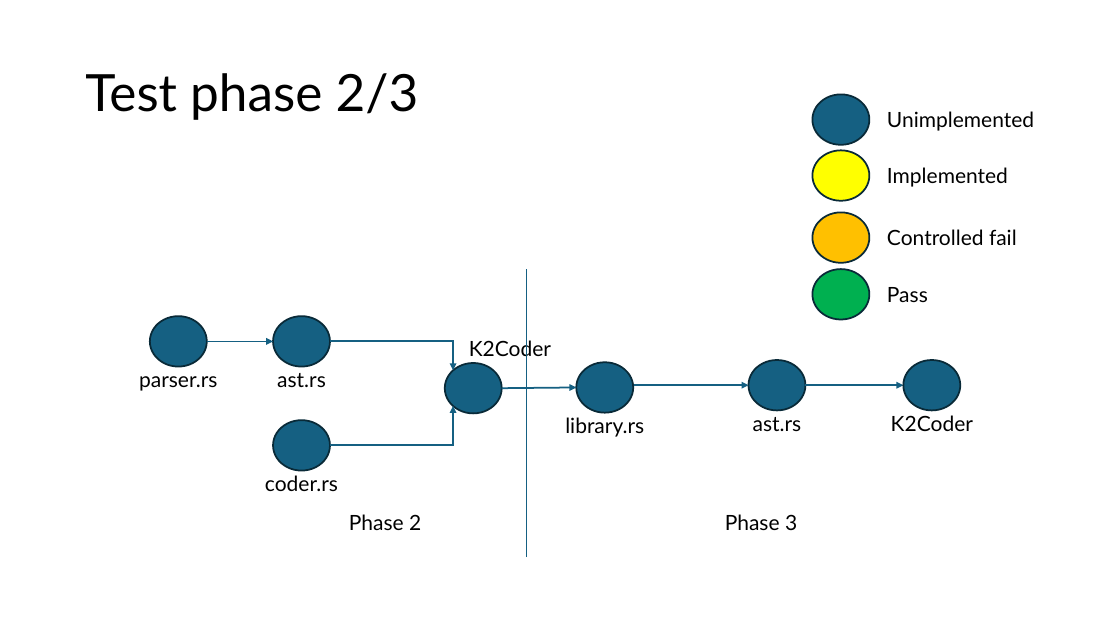
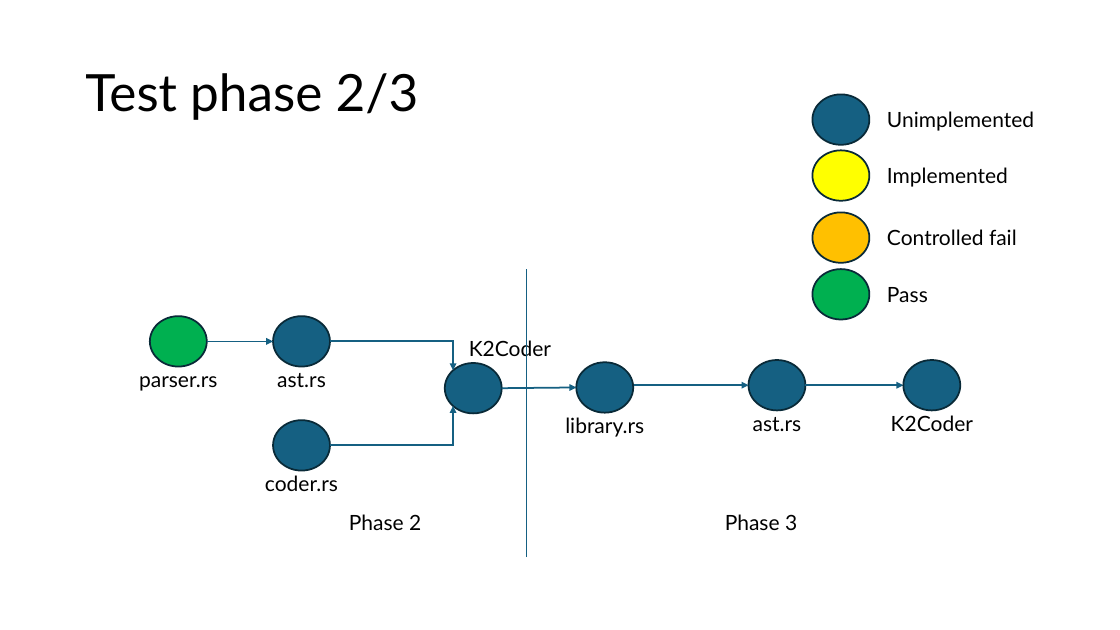
Before and after one commit to icon-sw/KappaLibrary, a slide deck: slide 7 of doc/K2Projectpptx.pptx. Drawn at 1120x630 pixels with LibreOffice and Linux fonts; fonts in the diff are those of the drawing. Boxes give left, top, right and bottom in pixels: in the first picture for what was removed or moved away, otherwise in the second. Text is boxed around its words. In the diff, an @@ line names an element or a change of style, - is before the commit and + after.

Commit message:
Parser test

```diff
--- a/doc/K2Projectpptx.pptx
+++ b/doc/K2Projectpptx.pptx
@@ ellipse at (x1=150, y1=316, x2=207, y2=366): fill #156082 to #00B050 @@
```
Also in this commit, not shown: 1 other slide changed, 5 other files.
